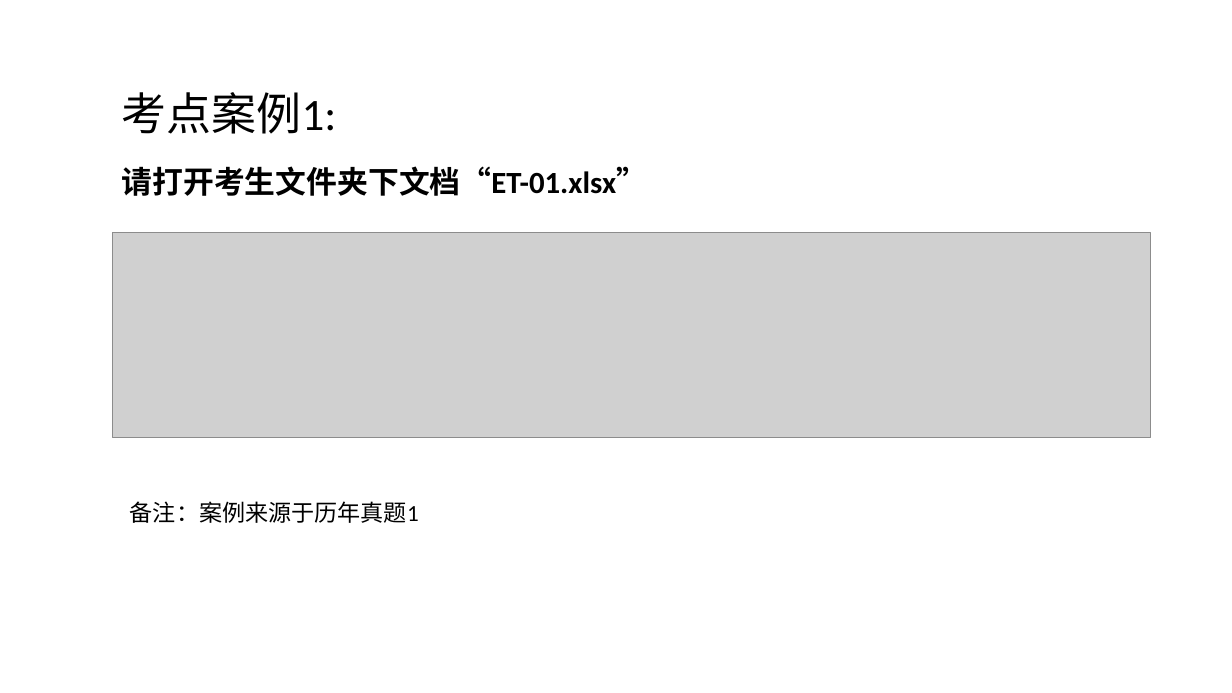
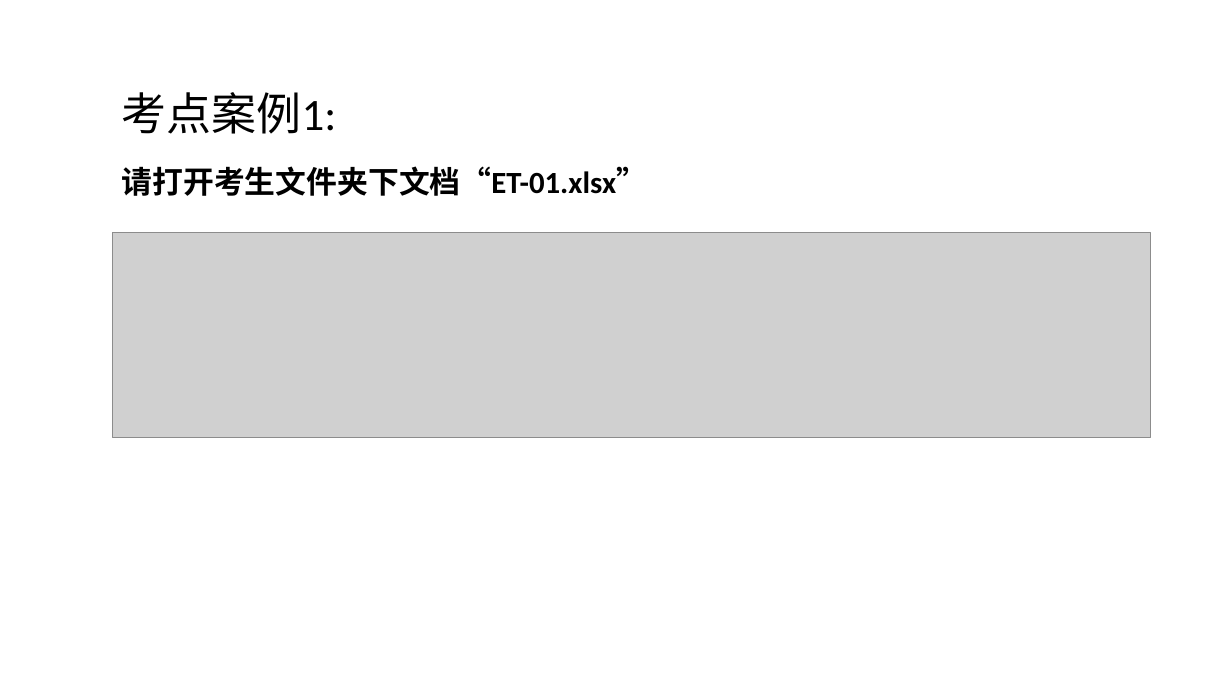
Before and after one commit to huhuiyu/ncre, a slide deck: slide 2 of wps/excel/12-表格页面布局/课件.pptx. Drawn at 1232x693 pixels with LibreOffice and Linux fonts; fonts in the diff are those of the drawing; grey boxes stand for pictures. Boxes give left, top, right and bottom in pixels: in the first picture for what was removed or moved away, otherwise in the second. Text is boxed around its words. In the diff, an @@ line names an element or a change of style, - is before the commit and + after.

```diff
--- a/wps/excel/12-表格页面布局/课件.pptx
+++ b/wps/excel/12-表格页面布局/课件.pptx
@@ text removed at (130, 501, 419, 523) @@
-备注：案例来源于历年真题1
```
Also in this commit, not shown: 2 other slides changed, 6 other files.
